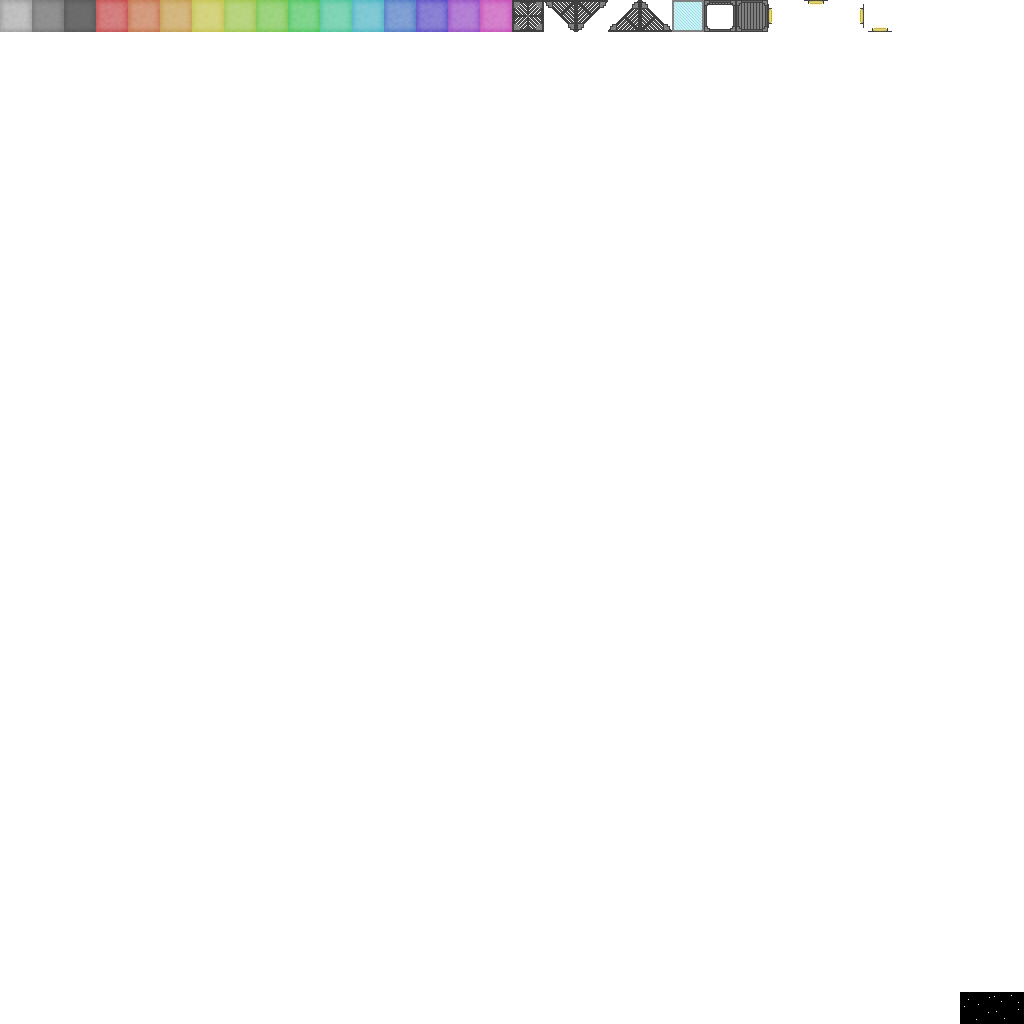
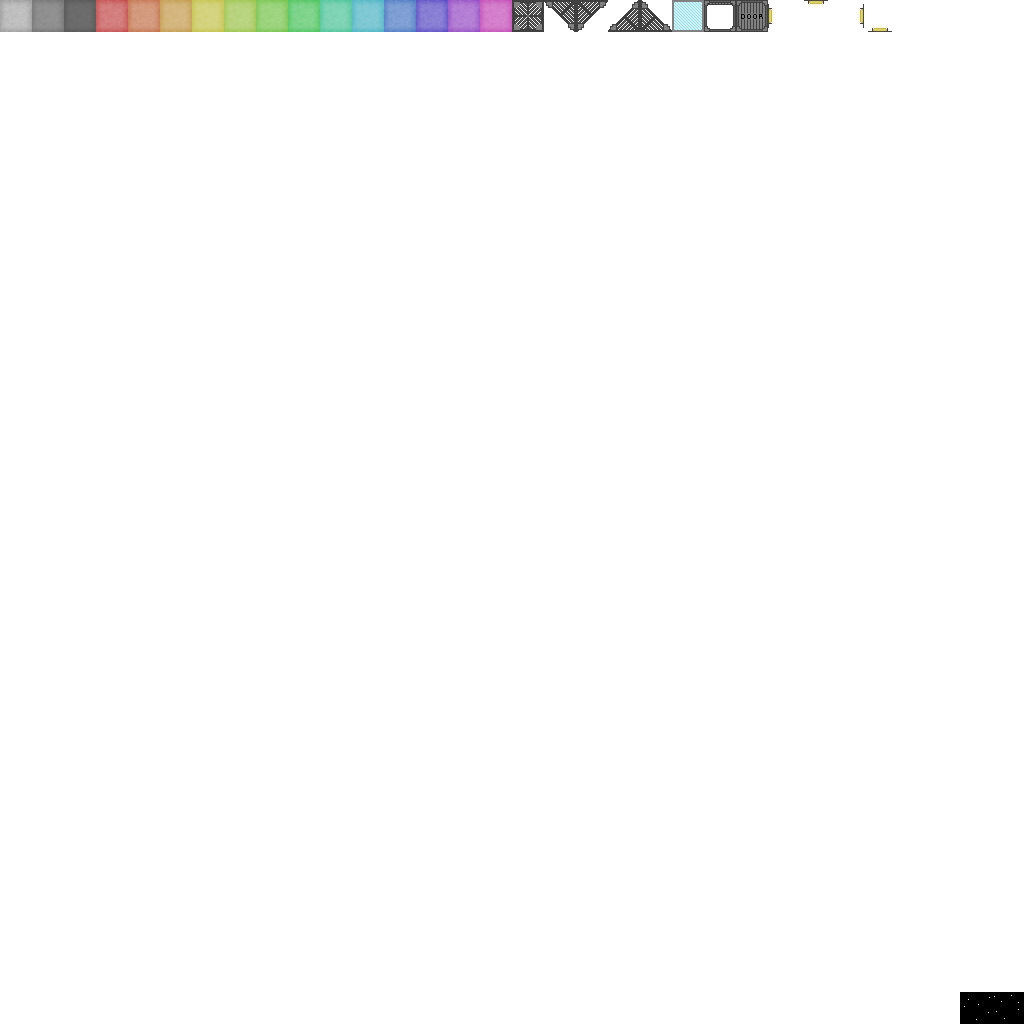
Two versions of the same layered image (1024x1024). Layer-by-layer changes:
painted on "23" over 741, 13, 763, 20
